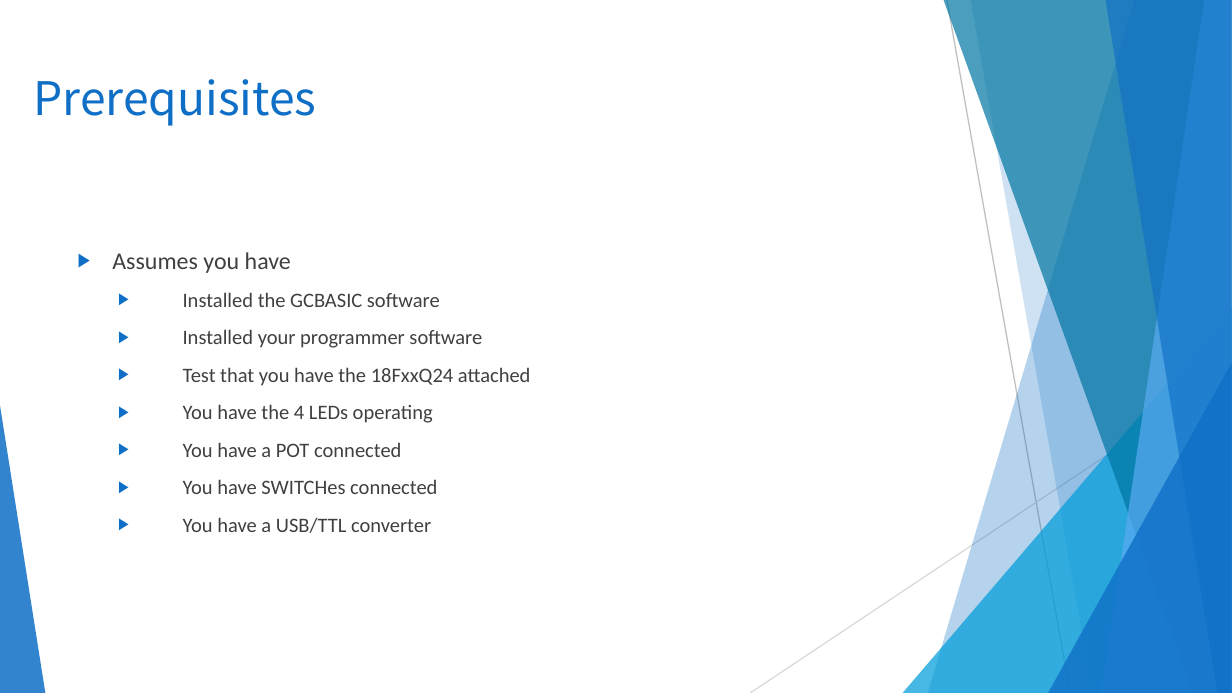
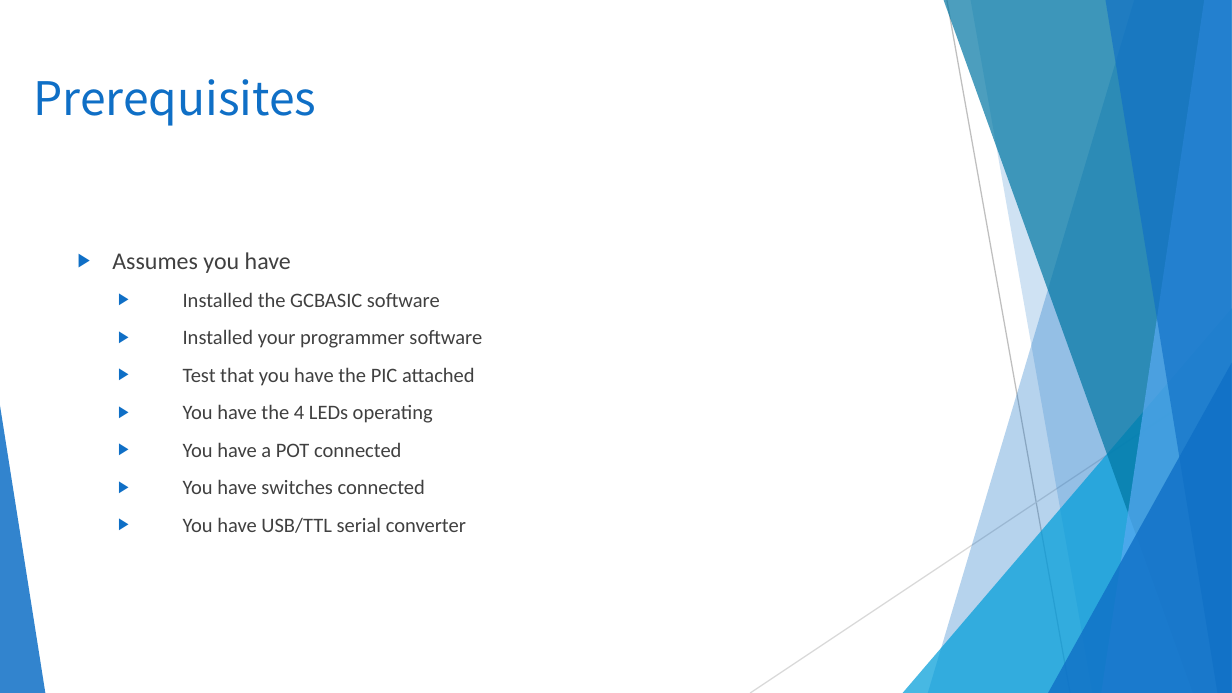
Before and after one commit to GreatCowBASIC/Demonstration_Sources, a slide deck: slide 7 of Vendor_Boards/Microchip_PICDEM 2 plus_board_2010/tutorials/GCBASIC_Part8_Show_Serial_Data.pptx. Drawn at 1232x693 pixels with LibreOffice and Linux fonts; fonts in the diff are those of the drawing; background and template pictures are left out. Boxes give left, top, right and bottom in pixels: in the first picture for what was removed or moved away, otherwise in the second. Text is boxed around its words. In the diff, an @@ line names an element or a change of style, - is before the commit and + after.

```diff
--- a/Vendor_Boards/Microchip_PICDEM 2 plus_board_2010/tutorials/GCBASIC_Part8_Show_Serial_Data.pptx
+++ b/Vendor_Boards/Microchip_PICDEM 2 plus_board_2010/tutorials/GCBASIC_Part8_Show_Serial_Data.pptx
@@ text at (183, 367, 475, 386): text changed @@
-  ▶ Test that you have the 18FxxQ24 attached
+  ▶ Test that you have the PIC attached
@@ text at (183, 479, 466, 533): text changed @@
-  ▶ You have SWITCHes connected
-  ▶ You have a USB/TTL converter
+  ▶ You have switches connected
+  ▶ You have USB/TTL serial converter
```
Also in this commit, not shown: 9 other slides changed, 6 slides added, 2 slides removed, 58 other files.
